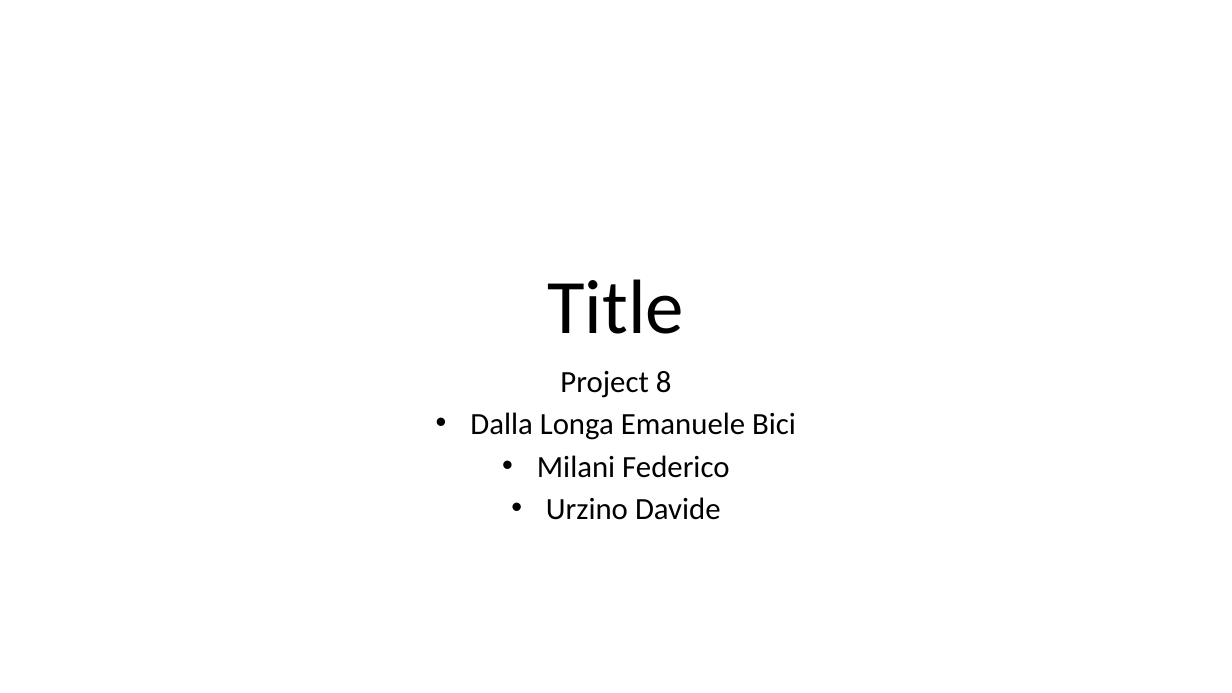
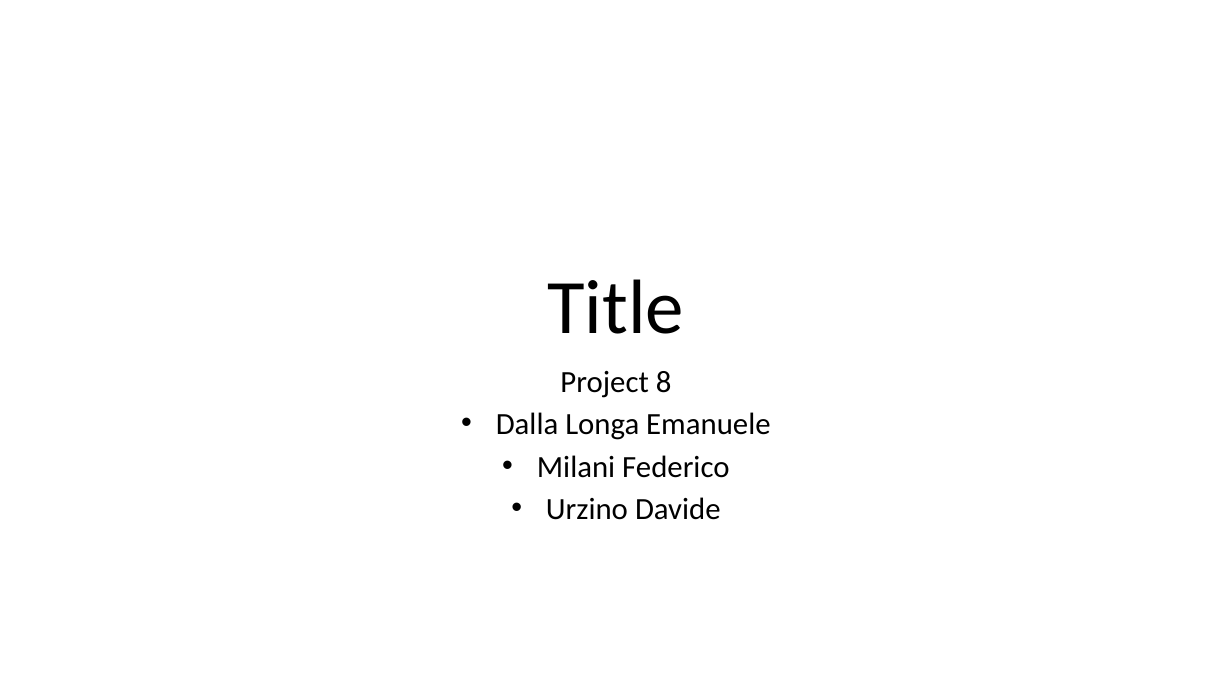
Before and after one commit to urzino/FanMonitoringBlueCoin, a slide deck: slide 1 of Pervasive_presentation_Milestone1_group8.pptx. Drawn at 1232x693 pixels with LibreOffice and Linux fonts; fonts in the diff are those of the drawing. Boxes give left, top, right and bottom in pixels: in the first picture for what was removed or moved away, otherwise in the second. Text is boxed around its words. In the diff, an @@ line names an element or a change of style, - is before the commit and + after.

```diff
--- a/Pervasive_presentation_Milestone1_group8.pptx
+++ b/Pervasive_presentation_Milestone1_group8.pptx
@@ subtitle at box(496, 412, 770, 440): text changed @@
-• Dalla Longa Emanuele Bici
+• Dalla Longa Emanuele
```
Also in this commit, not shown: 3 other slides changed, 2 slides added.
